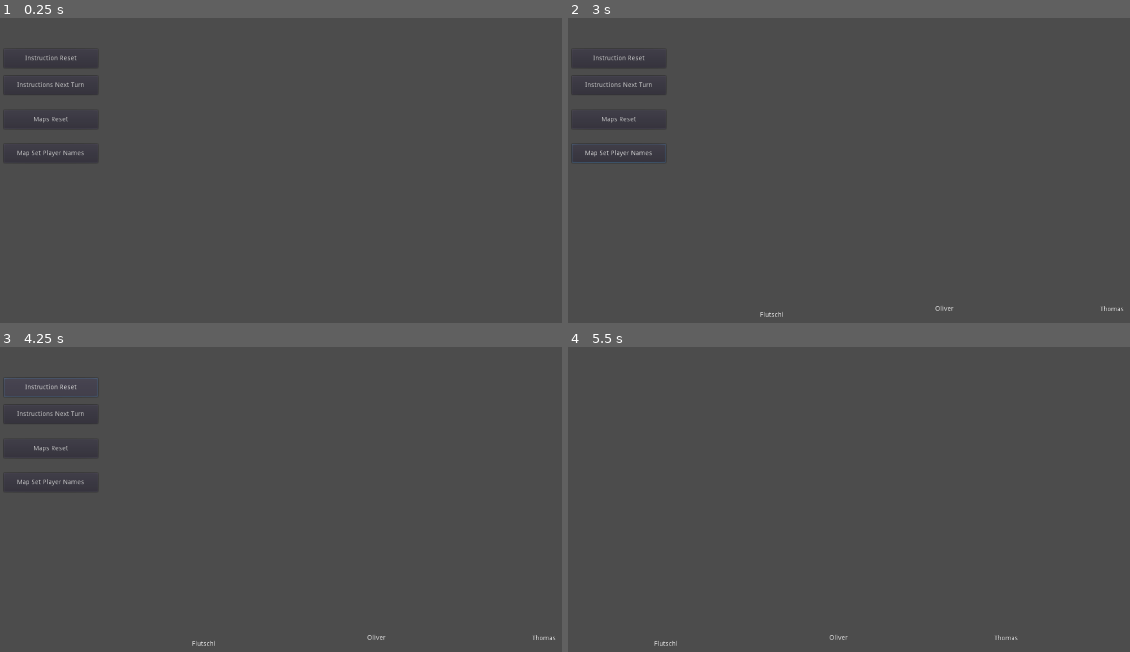
Above: before the commit, frames 1-4 (two rows, left to right).
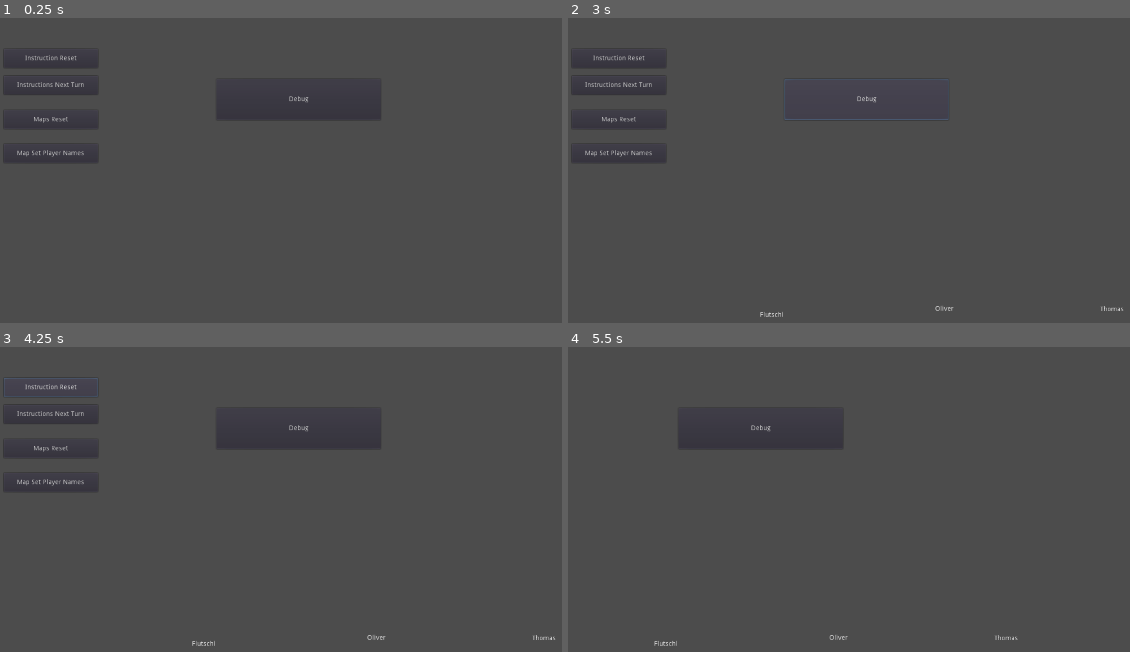
Above: after the commit, the same moments.

Repository: gilde-der-nacht/game-jam-2022
Game: Godot game, scene res://Board.tscn
Two runs of this game, one before a commit and one after it. Both use one fixed random seed, a clock stepped at 60 frames per second and the inputs below.
Inputs (mouse positions are in pixels of both pictures, inside the frame that each line leads up to):
- Up to frame 1 (0.25 s): no input
- Up to frame 2 (3 s): click "Instructions Next Turn" at 0.5 s; click "Instructions Next Turn" at 1.25 s; click "Map Set Player Names" at 2 s; click (865, 100) at 2.75 s, where only the run after the commit has a clickable "Debug"
- Up to frame 3 (4.25 s): click "Instruction Reset" at 3.5 s
- Up to frame 4 (5.5 s): click "Maps Reset" at 4.25 s; hold Right (ui_right) from 5.03 s (still down)

The runs differ from the first frame. In frame 1, less than 0.1% of the frame differs, in the area x 51-55%, y 25-28%; in frame 2, 0.2%, in the area x 0-68%, y 20-48%; in frame 3, less than 0.1%; in frame 4, less than 0.1%.

Commit message:
Board: add instruction

Diff:
--- a/Cartographer/Board.tscn
+++ b/Cartographer/Board.tscn
@@ -1,8 +1,9 @@
-[gd_scene load_steps=4 format=2]
+[gd_scene load_steps=5 format=2]
 
 [ext_resource path="res://Board.gd" type="Script" id=1]
 [ext_resource path="res://Map/Map.tscn" type="PackedScene" id=2]
 [ext_resource path="res://Map/Map.gd" type="Script" id=3]
+[ext_resource path="res://Instructions/Instruction.tscn" type="PackedScene" id=4]
 
 [node name="Node2D" type="Node2D"]
 script = ExtResource( 1 )
@@ -61,6 +62,9 @@
 position = Vector2( 872, 410 )
 current = true
 
+[node name="Instruction" parent="." instance=ExtResource( 4 )]
+position = Vector2( 453, 47 )
+
 [connection signal="pressed" from="ButtonInstructionReset" to="." method="_on_ButtonInstructionReset_pressed"]
 [connection signal="pressed" from="ButtonInstructionNextTurn" to="." method="_on_ButtonInstructionNextTurn_pressed"]
 [connection signal="pressed" from="ButtonMapReset" to="." method="_on_ButtonMapReset_pressed"]
